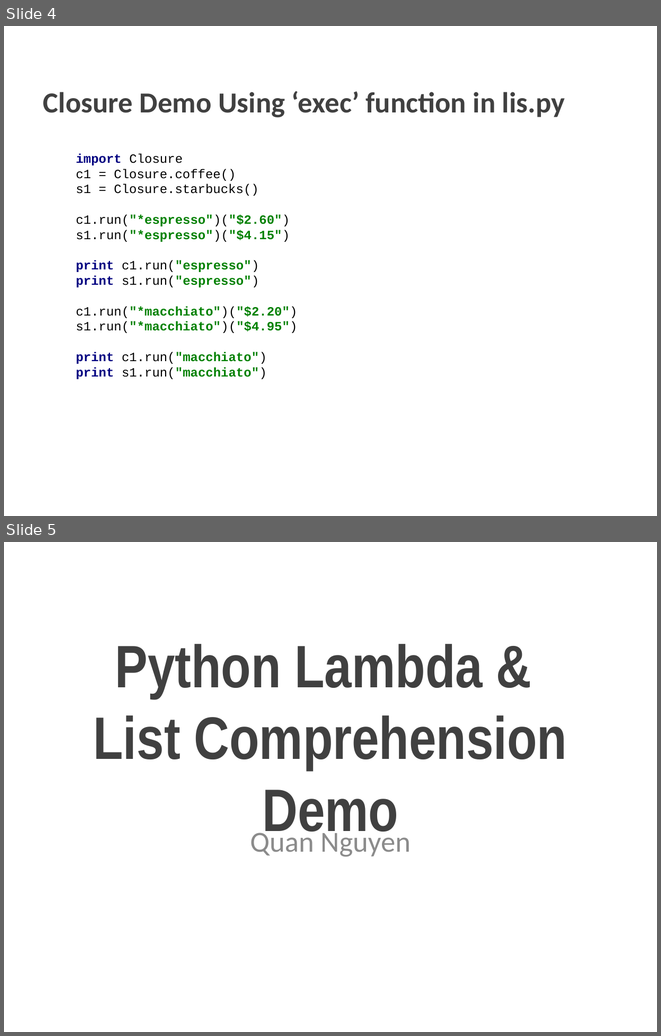
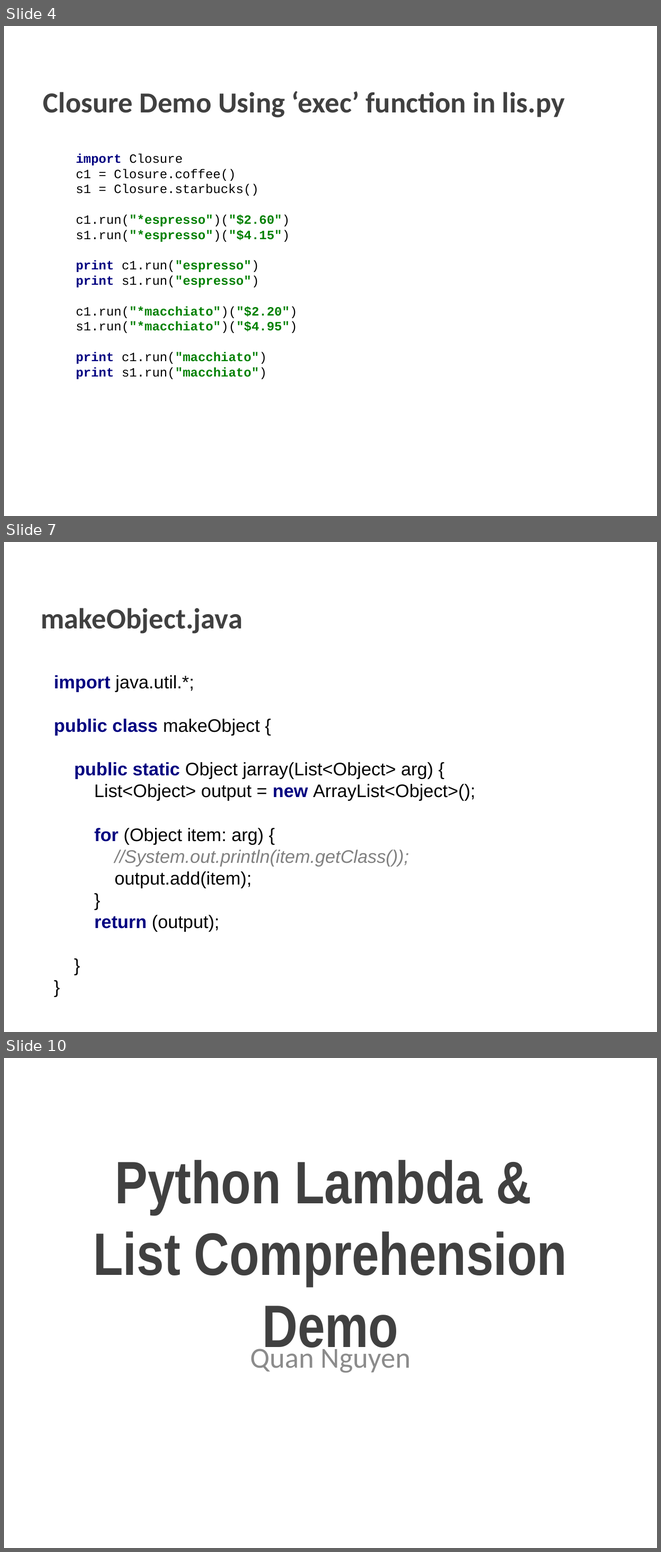
Before and after one commit to jht585/PLFinal, a slide deck: PLFinal.pptx. Shown one above the other, each under a label of ours: slides 4 and 5 before the commit, slides 4, 7 and 10 after it; the slides between them are not shown. The pictures are 661x1036 and 661x1552 pixels, drawn with LibreOffice and Linux fonts; fonts in the diff are those of the drawing; background and template pictures are left out. Boxes give left, top, right and bottom in pixels: in the first picture for what was removed or moved away, otherwise in the second. Text is boxed around its words. In the diff, an @@ line names an element or a change of style, - is before the commit and + after.

Commit message:
Added java stream op to pp

```diff
--- a/PLFinal.pptx
+++ b/PLFinal.pptx
@@ slide 7 added at <box>4,542,657,1032</box>, background picture (left out) @@
@@ text added at <box>41,608,242,634</box>, 32 pt, text #404040, bold @@
+makeObject.java
@@ text added at <box>54,675,475,931</box>, 20 pt, text #000000 @@
+import java.util.*;
+public class makeObject {
+public static Object jarray(List<Object> arg) {
+List<Object> output = new ArrayList<Object>();
+for (Object item: arg) {
+//System.out.println(item.getClass());
+output.add(item);
+}
+return (output);
+}
+}
@@ what was slide 5 is now slide 10 @@
```
Also in this commit, not shown: 2 slides changed, 4 other slides added.
